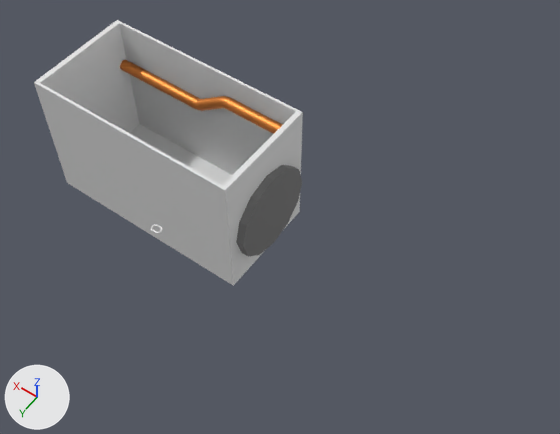
Two versions of the Blender file models/vr-puzzle/waking-hall.blend, one commit apart.
Rendered twice from a 50 mm camera at (-6.9, 6.49, 11.22) aimed at (-2.44, 0.24, 1.41). The axes (+X, +Y, +Z) are drawn at lower left. The lights are the same throughout.

Names of what the first picture shows: 'Torus', 'clock', 'pipe', 'walls'.
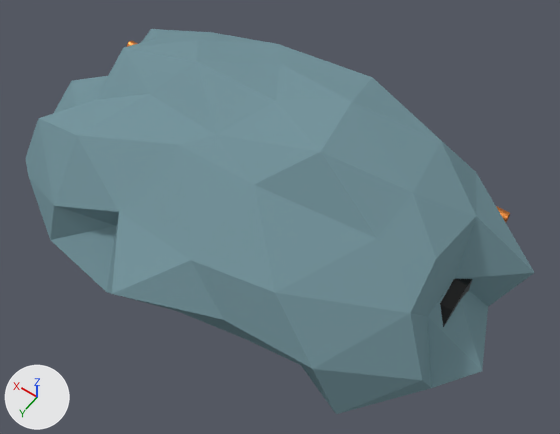
Commit message: [vr-puzzle] Waking hall and clock.

Where the newer file only moved an object's origin or applied its transform, the numbers keep the older frame.

The change, as a list of edits to the scene's bpy script:
```text
Change mat_clock:
    mat_clock.base_color: (0.179, 0.179, 0.179) -> (0.0, 0.0, 0.0)  # grey #757575 -> black #000000
Add mat_rock:
    mat_rock = principled_material('rock')
    mat_rock.base_color = (0.185, 0.305, 0.342)  # cyan #77969e
    mat_rock.roughness = 1.0
    mat_rock.specular_ior_level = 0.0
Add mat_ground:
    mat_ground = principled_material('ground')
    mat_ground.base_color = (0.0871, 0.0334, 0.00493)  # brown #53330f
    mat_ground.roughness = 0.816
    mat_ground.specular_ior_level = 0.0
Change me_cylinder:
    used by ob_pipe; location = (0.0, -0.87, 1.99); rotation_euler = (0.0, -1.571, 0.0), in degrees (0, -90, 0); scale = (0.103, 0.103, 2.0)
    remove me_cylinder.from_pydata(...)  # 192 vertices, 160 faces; spans x -4.89..1.08, y -1.0..1.0, z -1.0..1.0
    add me_cylinder.from_pydata(...)  # 192 vertices, 160 faces; spans x -0.5..0.11, y -0.1..0.1, z -2.18..5.51
    me_cylinder part 1: 192 of 192 vertices moved; they spanned x -4.89..1.08, y -1.0..1.0, z -1.0..1.0 and now span x -0.5..0.11, y -0.1..0.1, z -2.18..5.51; mean shift (1.71, 0.0, 0.62); largest move (0.98, -0.2, 1.0) -> (0.1, -0.02, 5.51)
Change me_cylinder_001:
    used by ob_clock; location = (-2.0, 0.0, 0.2); rotation_euler = (0.0, 1.57, 0.0), in degrees (0, 90, 0); scale = (1.72, 1.72, 1.72)
    remove me_cylinder_001.from_pydata(...)  # 48 vertices, 38 faces; spans x -0.98..0.0, y -0.49..0.49, z -0.08..0.08
    add me_cylinder_001.from_pydata(...)  # 48 vertices, 56 faces; spans x -0.982..-0.002, y -0.49..0.49, z -2.069..-1.909
    me_cylinder_001 part 2: the whole mesh is rebuilt
    me_cylinder_001 part 3
    24 vertices are added at x -0.982..-0.002, y -0.49..0.49, z -2.069..-1.954
    12 new vertices lie (0.0, 0.0, 0.16) away from vertices in x -0.982..-0.002, y -0.49..0.49, z -2.069
    12 new vertices lie (0.0, 0.0, 0.045) away from vertices in x -0.951..-0.033, y -0.459..0.459, z -1.954
    56 new faces join them
Add me_icosphere:
    me_icosphere.from_pydata(...)  # 91 vertices, 161 faces; spans x -5.65..3.44, y -2.88..3.05, z 0.0..3.7
    # faces by material slot: [160, 1]
    me_icosphere.materials.append(mat_rock)  # cyan #77969e
    me_icosphere.materials.append(mat_ground)  # brown #53330f
Change ob_pipe:
    ob_pipe.location: (0.0, -0.87, 1.99) -> (0.0, -1.34, 1.99)
    ob_pipe.scale: (0.103, 0.103, 2.0) -> (1.0, 1.0, 1.0)
Remove ob_walls:
    ob_walls = bpy.data.objects.new('walls', me_cube_001)
    ob_walls.location = (0.0, 0.0, 1.25)
    ob_walls.scale = (2.0, 1.0, 1.25)
Remove ob_torus:
    ob_torus = bpy.data.objects.new('Torus', me_torus)
    ob_torus.location = (-1.33, 1.51, 1.3)
Add ob_icosphere:
    ob_icosphere = bpy.data.objects.new('Icosphere', me_icosphere)
    ob_icosphere.location = (-0.63, 0.0, 0.0)
```

Where the change shows, as pixel boxes (x1, y1, x2, y2) in the pictures (560 x 434 px):
'Icosphere', added (cyan)
    after: (26, 29, 534, 414)
'walls', deleted
    before: (34, 20, 303, 286)
'clock', recoloured, reshaped
    before: (236, 165, 302, 257)
    after: (440, 279, 472, 327)
'pipe', reshaped, moved, rescaled
    before: (120, 60, 283, 134)
    after: (127, 41, 510, 223)
'Torus', deleted
    before: (151, 224, 163, 234)
part 2 of me_cylinder_001, deleted
    before: (236, 165, 302, 257)
part 3 of me_cylinder_001, added (black)
    after: (440, 279, 472, 327)
